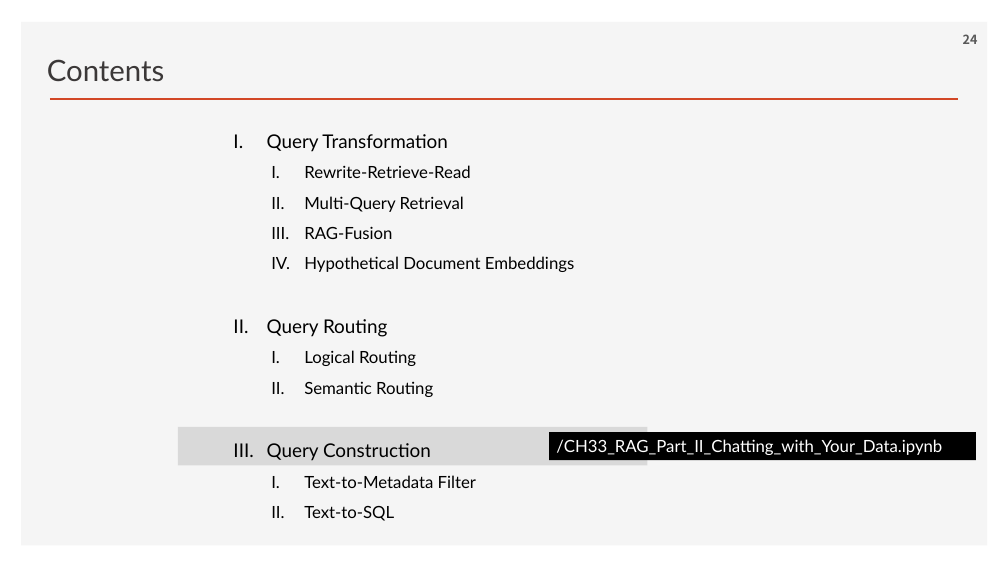
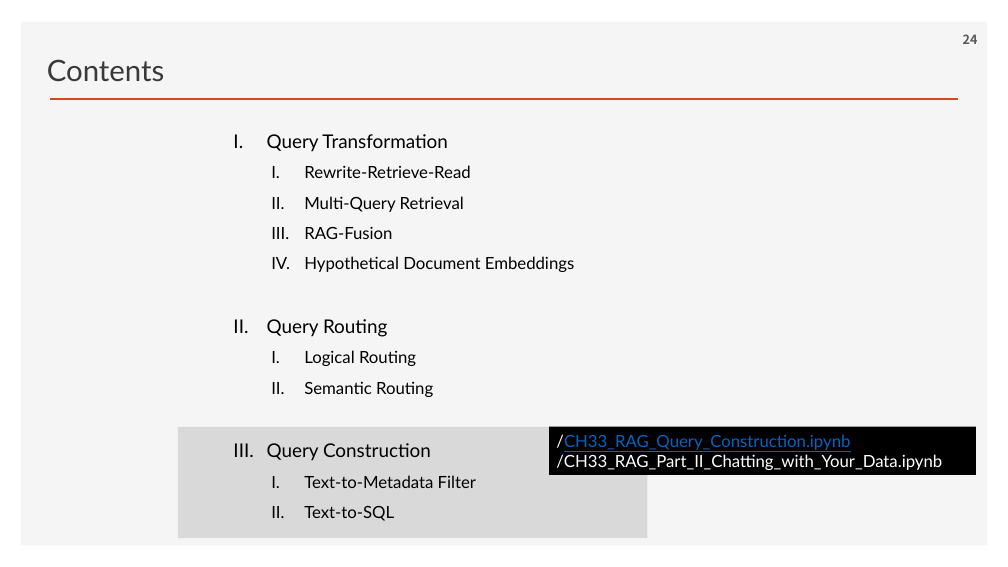
Before and after one commit to ancestor9/2026_Fall_Learning-Langchain-AI-Agent, a slide deck: slide 24 of ppts/CHAPTER 3 RAG Part II_Chatting with Your Data.pptx. Drawn at 1008x567 pixels with LibreOffice and Linux fonts; fonts in the diff are those of the drawing; background and template pictures are left out. Boxes give left, top, right and bottom in pixels: in the first picture for what was removed or moved away, otherwise in the second. Text is boxed around its words. In the diff, an @@ line names an element or a change of style, - is before the commit and + after.

```diff
--- a/ppts/CHAPTER 3 RAG Part II_Chatting with Your Data.pptx
+++ b/ppts/CHAPTER 3 RAG Part II_Chatting with Your Data.pptx
@@ rectangle: place and size @@
-rectangle at (178, 427, 647, 466)
+rectangle at (178, 427, 647, 538)
@@ rectangle "/CH33_RAG_Query_Construction.ipynb": place and size @@
-rectangle "/CH33_RAG_Query_Construction.ipynb" at (549, 433, 976, 461)
+rectangle "/CH33_RAG_Query_Construction.ipynb" at (549, 426, 976, 475)
@@ text in rectangle at (556, 434, 850, 450): paragraph added @@
+/CH33_RAG_Query_Construction.ipynb
```
Also in this commit, not shown: 2 other slides changed.
